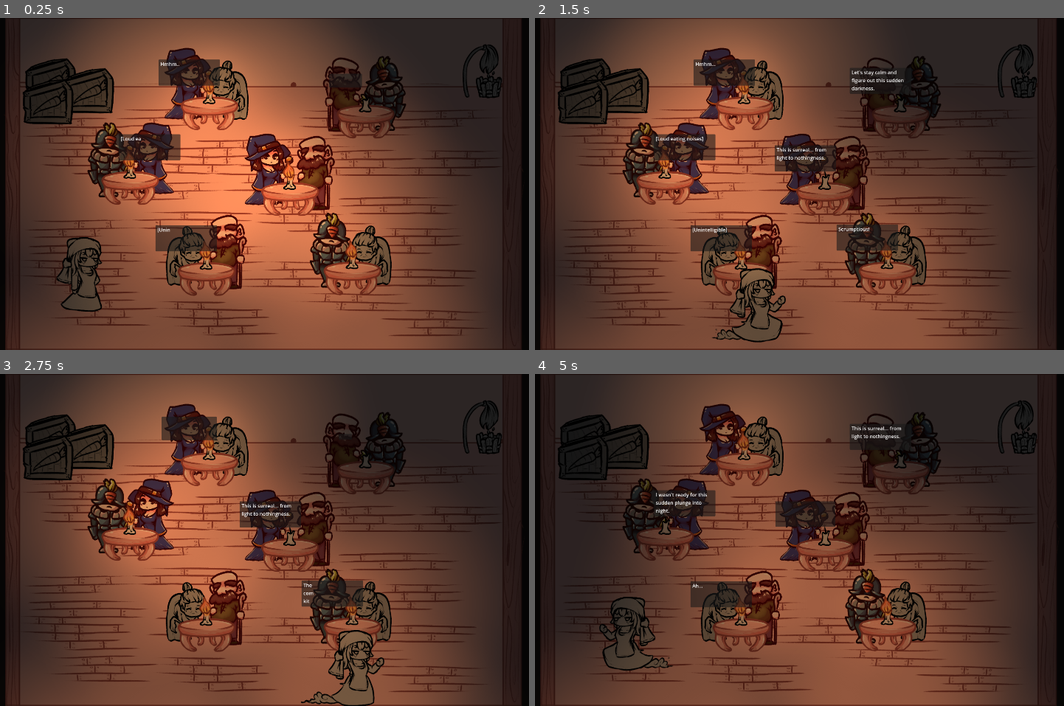
Above: before the commit, frames 1-4 (two rows, left to right).
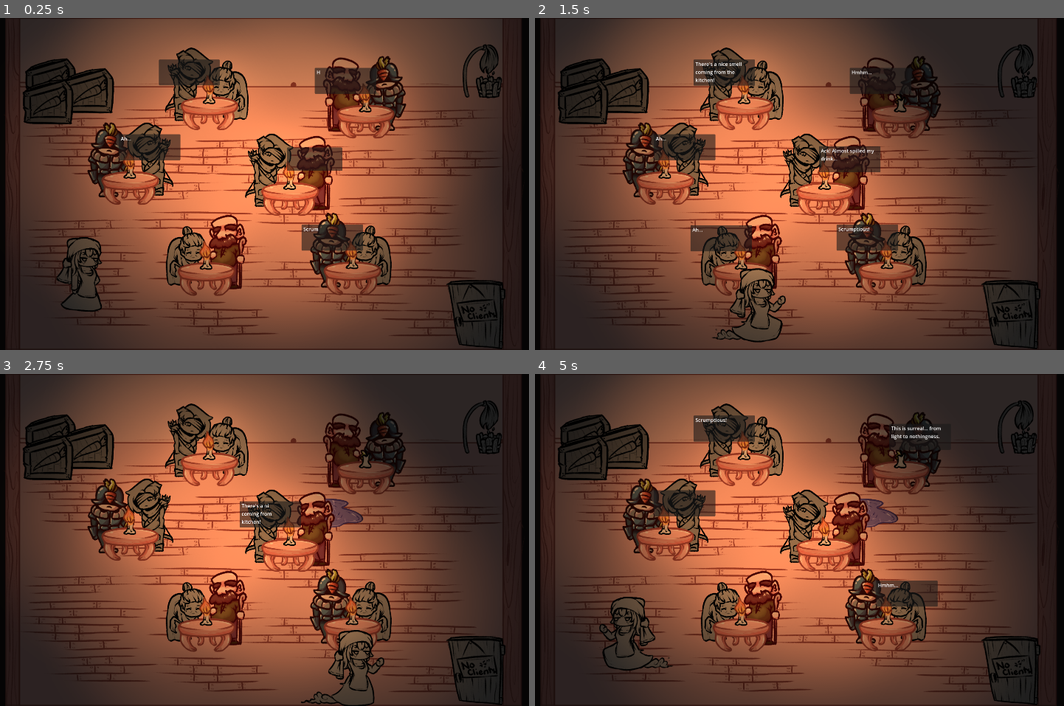
Above: after the commit, the same moments.

Repository: Zettexe/game-jam-dvd-2
Game: Godot game, scene res://test_scene.tscn
Two runs of this game, one before a commit and one after it. Both use one fixed random seed, a clock stepped at 60 frames per second and the inputs below.
Inputs:
- Up to frame 1 (0.25 s): no input
- Up to frame 2 (1.5 s): hold D (move_right) 0.53-1.28 s; tap E (interact) at 0.6, 1.35 s; hold S (move_down) from 1.28 s (still down)
- Up to frame 3 (2.75 s): release S (move_down) at 2.03 s; hold D (move_right) from 2.03 s (still down); tap E (interact) at 2.1 s
- Up to frame 4 (5 s): release D (move_right) at 2.78 s; hold W (move_up) 2.78-3.53 s; tap E (interact) at 2.85, 3.6, 4.35 s; hold A (move_left) from 3.53 s (still down)

The runs differ from the first frame. In frame 1, 36% of the frame differs, in the area x 1-96%, y 0-100%; in frame 2, 33%; in frame 3, 35%; in frame 4, 51%, in the area x 1-96%, y 4-100%.

Commit message:
Fix kitchen progress bars and light bleed + candles

Diff:
--- a/Kitchen.tscn
+++ b/Kitchen.tscn
@@ -29,7 +29,8 @@
 [sub_resource type="RectangleShape2D" id="RectangleShape2D_gvk08"]
 size = Vector2(150, 147)
 
-[sub_resource type="WorldBoundaryShape2D" id="WorldBoundaryShape2D_kqko1"]
+[sub_resource type="RectangleShape2D" id="RectangleShape2D_m3i80"]
+size = Vector2(421, 138.999)
 
 [sub_resource type="RectangleShape2D" id="RectangleShape2D_premv"]
 size = Vector2(89, 357)
@@ -161,9 +162,9 @@
 position = Vector2(161, 0)
 
 [node name="CollisionShape" type="CollisionShape2D" parent="RightWall"]
-position = Vector2(809, 0)
+position = Vector2(880.5, 2.49989)
 rotation = -1.5708
-shape = SubResource("WorldBoundaryShape2D_kqko1")
+shape = SubResource("RectangleShape2D_m3i80")
 
 [node name="Door" type="Node2D" parent="."]
 position = Vector2(-300, 16)
--- /dev/null
+++ b/MainMenu.tscn
@@ -0,0 +1,68 @@
+[gd_scene load_steps=4 format=3 uid="uid://cu4sqal4eevky"]
+
+[ext_resource type="Texture2D" uid="uid://cjrnpquo34dos" path="res://Assets/cutting_board.png" id="1_ceqey"]
+[ext_resource type="Script" path="res://MenuItems.gd" id="2_uvttq"]
+
+[sub_resource type="StyleBoxFlat" id="StyleBoxFlat_kf3n7"]
+bg_color = Color(0, 0, 0, 1)
+
+[node name="MainMenu" type="Control"]
+layout_mode = 3
+anchors_preset = 15
+anchor_right = 1.0
+anchor_bottom = 1.0
+grow_horizontal = 2
+grow_vertical = 2
+
+[node name="Background" type="Panel" parent="."]
+layout_mode = 1
+anchors_preset = 15
+anchor_right = 1.0
+anchor_bottom = 1.0
+grow_horizontal = 2
+grow_vertical = 2
+theme_override_styles/panel = SubResource("StyleBoxFlat_kf3n7")
+
+[node name="TextureRect" type="TextureRect" parent="."]
+layout_mode = 1
+anchors_preset = 15
+anchor_right = 1.0
+anchor_bottom = 1.0
+grow_horizontal = 2
+grow_vertical = 2
+texture = ExtResource("1_ceqey")
+stretch_mode = 3
+flip_h = true
+
+[node name="MarginContainer" type="MarginContainer" parent="."]
+layout_mode = 1
+anchors_preset = 15
+anchor_right = 1.0
+anchor_bottom = 1.0
+offset_left = 1110.0
+offset_top = 123.0
+offset_right = -238.0
+offset_bottom = -264.0
+grow_horizontal = 2
+grow_vertical = 2
+rotation = 0.669128
+theme_override_constants/margin_left = 100
+theme_override_constants/margin_top = 100
+theme_override_constants/margin_right = 100
+theme_override_constants/margin_bottom = 100
+
+[node name="VBoxContainer" type="VBoxContainer" parent="MarginContainer"]
+layout_mode = 2
+theme_override_constants/separation = 60
+alignment = 1
+script = ExtResource("2_uvttq")
+
+[node name="Play" type="Button" parent="MarginContainer/VBoxContainer"]
+layout_mode = 2
+theme_override_font_sizes/font_size = 60
+text = "Play"
+
+[node name="Exit" type="Button" parent="MarginContainer/VBoxContainer"]
+layout_mode = 2
+theme_override_font_sizes/font_size = 60
+text = "Exit"
--- /dev/null
+++ b/MenuItems.gd
@@ -0,0 +1,10 @@
+extends VBoxContainer
+
+@onready var children = self.get_children()
+@onready var container_rotation = get_parent().rotation
+
+# Called every frame. 'delta' is the elapsed time since the previous frame.
+func _process(delta):
+	for child in children:
+		child.pivot_offset = child.size / 2
+		child.rotation = -container_rotation
--- a/Scripts/CarrotBox.gd
+++ b/Scripts/CarrotBox.gd
@@ -7,7 +7,7 @@
 
 var progress = 0:
 	set(value):
-		progress = clamp(value, 0, progress_bar.region_rect.position.y)
+		progress = clamp(value, 0, origin_rect.position.y)
 
 func _interact():
 	if player[0].has_crate_powerup:
--- a/Scripts/Cauldron.gd
+++ b/Scripts/Cauldron.gd
@@ -8,7 +8,7 @@
 
 var progress = 0:
 	set(value):
-		progress = clamp(value, 0, progress_bar.region_rect.position.y)
+		progress = clamp(value, 0, origin_rect.position.y)
 
 var decrease_amount = 0.5
 
--- a/Scripts/Table.gd
+++ b/Scripts/Table.gd
@@ -21,6 +21,8 @@
 			if value:
 				npc.emit_signal("light_returned")
 
+var candle_timeout = false
+
 func _interact():
 	candle_lit = true
 
@@ -41,6 +43,15 @@
 			await get_tree().physics_frame
 		puddle.visible = true
 
+	if candle_timeout:
+		return
+
+	if randi() % 10000 < 1 and candle_lit:
+		candle_lit = false
+		candle_timeout = true
+		await get_tree().create_timer(2).timeout
+		candle_timeout = false
+
 	var is_busy = false
 	for npc in npcs:
 		if npc.is_chattering or (npc.scripted_waiting and candle_lit):
@@ -54,12 +65,10 @@
 		dialogue_node.position = position
 		canvas_layer.add_child(dialogue_node)
 		var dialogue_content
-		print(candle_lit)
 		if candle_lit:
 			dialogue_content = DialogueData.CHATTER[randi() % DialogueData.CHATTER.size()]
 		else:
 			dialogue_content = DialogueData.DARKNESS_CHATTER[randi() % DialogueData.DARKNESS_CHATTER.size()]
-		print(dialogue_content)
 		var selected_npc = npcs[randi() % npcs.size()]
 		dialogue_node.show_dialogue(dialogue_content, selected_npc.dialogue_size, selected_npc.get_screen_transform().origin + selected_npc.dialogue_offset)
 		await dialogue_node.done
@@ -71,6 +80,3 @@
 			npc.is_chattering = false
 			if npc.scripted_waiting:
 				npc.emit_signal("dialogue_ready")
-
-	if randi() % 1000 < 10:
-		candle_lit = false
--- a/test_scene.tscn
+++ b/test_scene.tscn
@@ -1,7 +1,7 @@
-[gd_scene load_steps=24 format=3 uid="uid://chyr2b72yctbq"]
+[gd_scene load_steps=26 format=3 uid="uid://chyr2b72yctbq"]
 
 [ext_resource type="PackedScene" uid="uid://djevw1s1hmioy" path="res://Player.tscn" id="2_xitt2"]
-[ext_resource type="Texture2D" uid="uid://b6b1i0wtq6k60" path="res://Assets/Mehwitch.png" id="5_kay4c"]
+[ext_resource type="Texture2D" uid="uid://delnwkxwwg0rs" path="res://Assets/holderhunter.png" id="5_s860t"]
 [ext_resource type="Texture2D" uid="uid://dihkb7oo0blcl" path="res://Assets/elderly.png" id="6_w4eis"]
 [ext_resource type="PackedScene" uid="uid://c4cq7t0jwbq8t" path="res://NPC.tscn" id="8_05blk"]
 [ext_resource type="Texture2D" uid="uid://wgopoe4aw4hb" path="res://Assets/holder_granma.png" id="8_7upr0"]
@@ -15,6 +15,7 @@
 [ext_resource type="Texture2D" uid="uid://dhmybgae1psy7" path="res://Assets/buckit.png" id="12_jki6d"]
 [ext_resource type="Script" path="res://Scripts/ScriptedDialogue.gd" id="12_ldvwn"]
 [ext_resource type="Texture2D" uid="uid://dduc7iv2corm4" path="res://Assets/boxplaceholder2.png" id="12_lequn"]
+[ext_resource type="Texture2D" uid="uid://b4rjpad8s24wp" path="res://Assets/kitchendoor.png" id="16_brld1"]
 [ext_resource type="Texture2D" uid="uid://d3keyrxend7m1" path="res://Assets/quick_bg.png" id="16_g7fro"]
 [ext_resource type="PackedScene" uid="uid://c0iiahg3gkjv0" path="res://Kitchen.tscn" id="17_v6k0s"]
 [ext_resource type="AudioStream" uid="uid://d1sf7cq44378s" path="res://Assets/tavern.ogg" id="18_p6n04"]
@@ -43,8 +44,11 @@
 [sub_resource type="RectangleShape2D" id="RectangleShape2D_0fvpw"]
 size = Vector2(835.565, 45.7187)
 
+[sub_resource type="RectangleShape2D" id="RectangleShape2D_13sqm"]
+size = Vector2(143, 36)
+
 [sub_resource type="RectangleShape2D" id="RectangleShape2D_s5htm"]
-size = Vector2(137, 207)
+size = Vector2(49, 80.8)
 
 [node name="Main" type="Node2D"]
 y_sort_enabled = true
@@ -69,8 +73,7 @@
 
 [node name="NPC" parent="Table Set" instance=ExtResource("8_05blk")]
 position = Vector2(-64, -18)
-flip_h = true
-texture = ExtResource("5_kay4c")
+texture = ExtResource("5_s860t")
 sprite_position = Vector2(-4, -110)
 
 [node name="NPC2" parent="Table Set" instance=ExtResource("8_05blk")]
@@ -124,8 +127,7 @@
 
 [node name="NPC" parent="Table Set 4" instance=ExtResource("8_05blk")]
 position = Vector2(-66, -18)
-flip_h = true
-texture = ExtResource("5_kay4c")
+texture = ExtResource("5_s860t")
 sprite_position = Vector2(-1, -110)
 
 [node name="NPC2" parent="Table Set 4" instance=ExtResource("8_05blk")]
@@ -148,7 +150,8 @@
 [node name="NPC2" parent="Table Set 5" instance=ExtResource("8_05blk")]
 position = Vector2(63, -18)
 npc = 1
-texture = ExtResource("5_kay4c")
+flip_h = true
+texture = ExtResource("5_s860t")
 sprite_position = Vector2(-1, -110)
 
 [node name="Table Set 6" type="Node2D" parent="."]
@@ -261,20 +264,30 @@
 position = Vector2(-14.2177, 223.128)
 shape = SubResource("RectangleShape2D_0fvpw")
 
-[node name="KitchenEntrance" type="Node2D" parent="."]
-position = Vector2(766, 276)
+[node name="KitchenEntrance" type="StaticBody2D" parent="."]
+position = Vector2(770, 531)
 script = ExtResource("9_lmk24")
 
+[node name="Kitchendoor" type="Sprite2D" parent="KitchenEntrance"]
+position = Vector2(-66.2, -106.2)
+scale = Vector2(1.2, 1.2)
+texture = ExtResource("16_brld1")
+
+[node name="CollisionShape" type="CollisionShape2D" parent="KitchenEntrance"]
+position = Vector2(-56.2, -14.2)
+shape = SubResource("RectangleShape2D_13sqm")
+
 [node name="Area" type="Area2D" parent="KitchenEntrance"]
+position = Vector2(0.799988, -101.2)
 collision_layer = 32784
 collision_mask = 32768
 
 [node name="CollisionShape" type="CollisionShape2D" parent="KitchenEntrance/Area"]
-position = Vector2(-48.5, 4.5)
+position = Vector2(-4.5, 29.6)
 shape = SubResource("RectangleShape2D_s5htm")
 
 [node name="Kitchen" parent="." instance=ExtResource("17_v6k0s")]
-position = Vector2(-300, 877)
+position = Vector2(-270, 1698)
 
 [node name="CanvasLayer" type="CanvasLayer" parent="." groups=["CanvasLayer"]]
 
Not shown, added: Assets/Rubik/OFL.txt
Not shown, added: Assets/Rubik/README.txt
Binary file added: Assets/Rubik/Rubik-Italic-VariableFont_wght.ttf
Not shown, added: Assets/Rubik/Rubik-Italic-VariableFont_wght.ttf.import
Binary file added: Assets/Rubik/Rubik-VariableFont_wght.ttf
Not shown, added: Assets/Rubik/Rubik-VariableFont_wght.ttf.import
Binary file added: Assets/Rubik/static/Rubik-Black.ttf
Not shown, added: Assets/Rubik/static/Rubik-Black.ttf.import
Binary file added: Assets/Rubik/static/Rubik-BlackItalic.ttf
Not shown, added: Assets/Rubik/static/Rubik-BlackItalic.ttf.import
Binary file added: Assets/Rubik/static/Rubik-Bold.ttf
Not shown, added: Assets/Rubik/static/Rubik-Bold.ttf.import
(and 24 more such lines)
